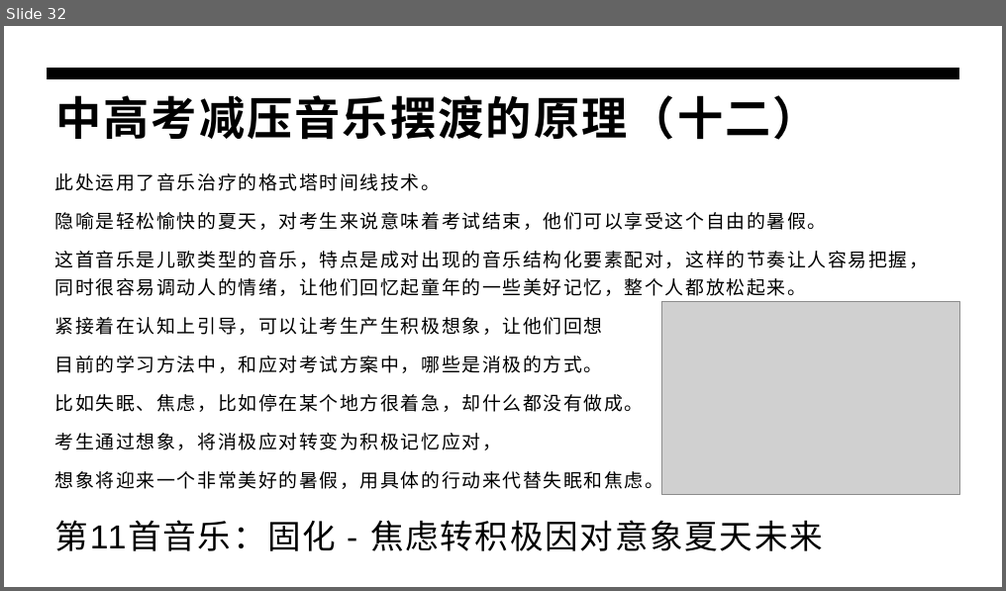
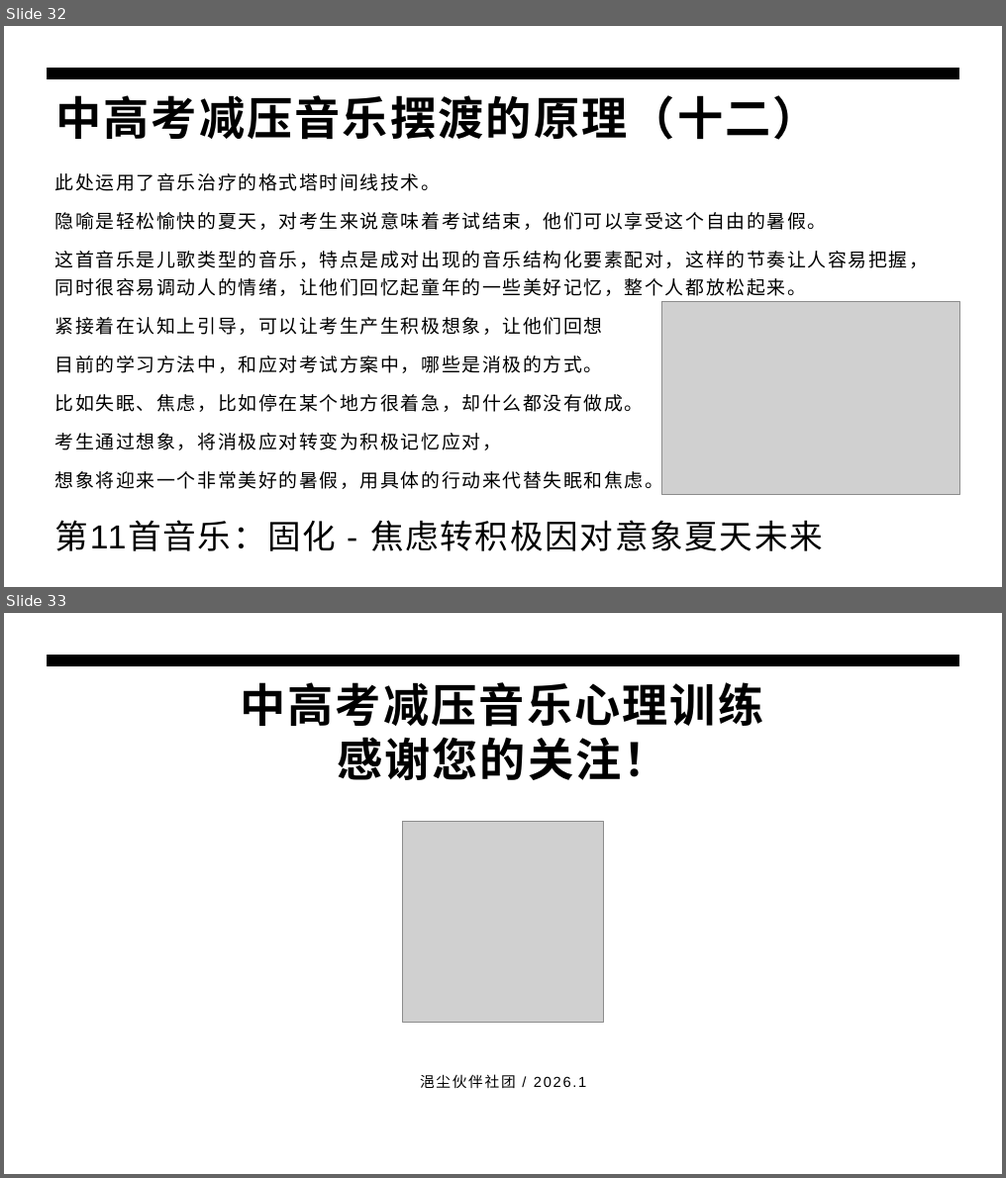
Before and after one commit to panxibei/writing, a slide deck: 44_心理学/30_浥尘伙伴社团原创：中高考音乐减压心理训练/PPT制作素材/浥尘伙伴社团：中高考音乐减压心理训练.pptx. Shown one above the other, each under a label of ours: slide 32 before the commit, slides 32 and 33 after it. The pictures are 1006x591 and 1006x1178 pixels, drawn with LibreOffice and Linux fonts; fonts in the diff are those of the drawing; grey boxes stand for pictures. Boxes give left, top, right and bottom in pixels: in the first picture for what was removed or moved away, otherwise in the second. Text is boxed around its words. In the diff, an @@ line names an element or a change of style, - is before the commit and + after.

```diff
--- a/44_心理学/30_浥尘伙伴社团原创：中高考音乐减压心理训练/PPT制作素材/浥尘伙伴社团：中高考音乐减压心理训练.pptx
+++ b/44_心理学/30_浥尘伙伴社团原创：中高考音乐减压心理训练/PPT制作素材/浥尘伙伴社团：中高考音乐减压心理训练.pptx
@@ slide 33 added at (x1=4, y1=613, x2=1002, y2=1174), background #FFFFFF; not listed: 1 template element that a slide beside it also shows @@
@@ title added at (x1=240, y1=682, x2=763, y2=780), 44 pt, text #000000, bold @@
+中高考减压音乐心理训练
+感谢您的关注！
@@ picture added at (x1=402, y1=821, x2=604, y2=1023) @@
@@ text added at (x1=420, y1=1074, x2=586, y2=1088), 14 pt, text #000000 @@
+浥尘伙伴社团 / 2026.1
```
Also in this commit, not shown: 1 slide changed, 2 other files.
